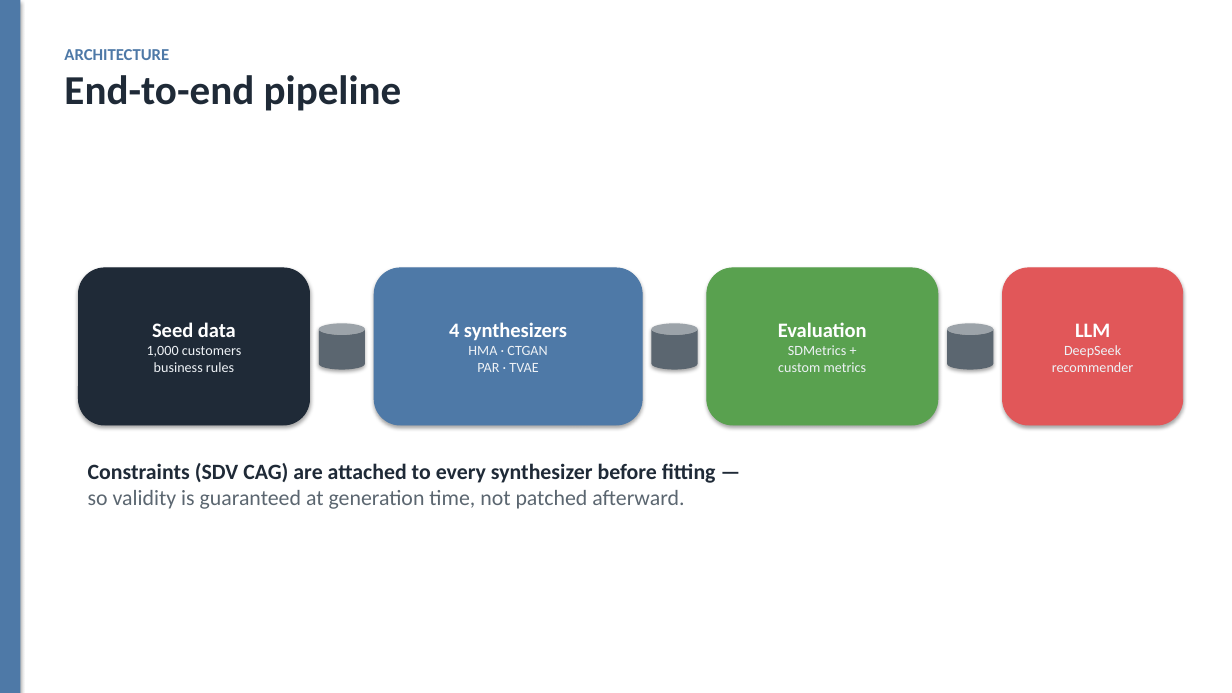
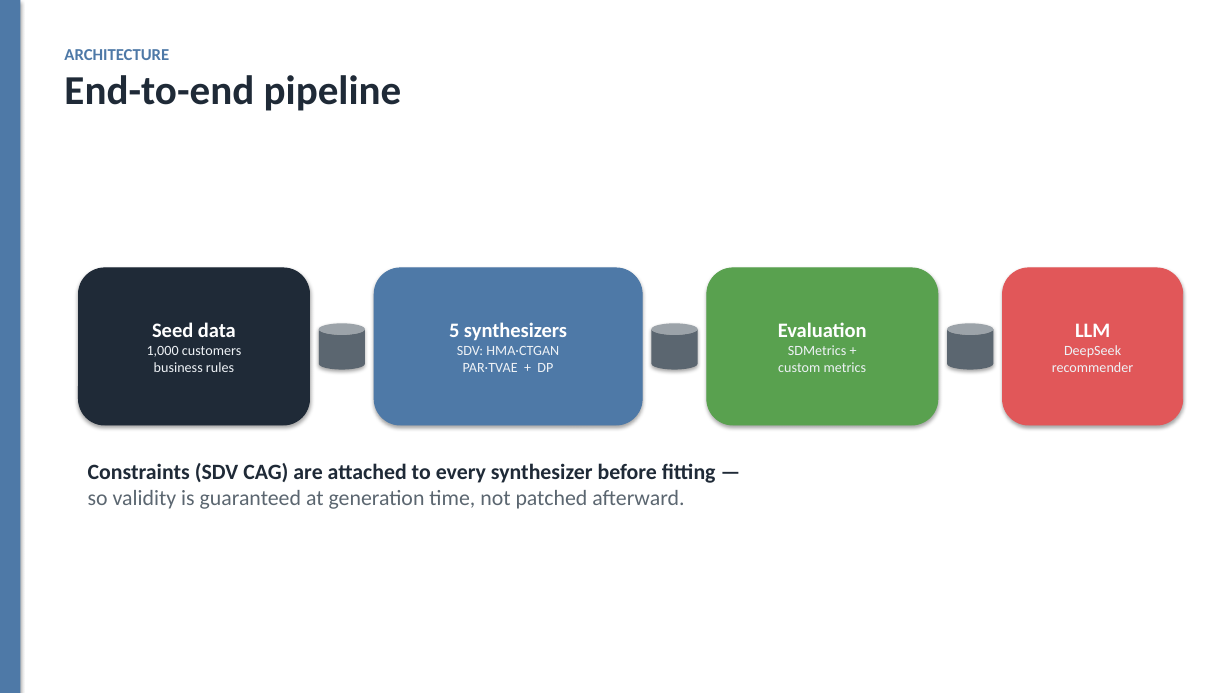
Before and after one commit to dylanwang2111/synthetic_data_gen, a slide deck: slide 3 of slides.pptx. Drawn at 1232x693 pixels with LibreOffice and Linux fonts; fonts in the diff are those of the drawing. Boxes give left, top, right and bottom in pixels: in the first picture for what was removed or moved away, otherwise in the second. Text is boxed around its words. In the diff, an @@ line names an element or a change of style, - is before the commit and + after.

```diff
--- a/slides.pptx
+++ b/slides.pptx
@@ text in rounded rectangle at [449,322,567,372]: text changed @@
-4 synthesizers
-HMA · CTGAN
-PAR · TVAE
+5 synthesizers
+SDV: HMA·CTGAN
+PAR·TVAE + DP
```
Also in this commit, not shown: 7 other slides changed, 33 other files.
